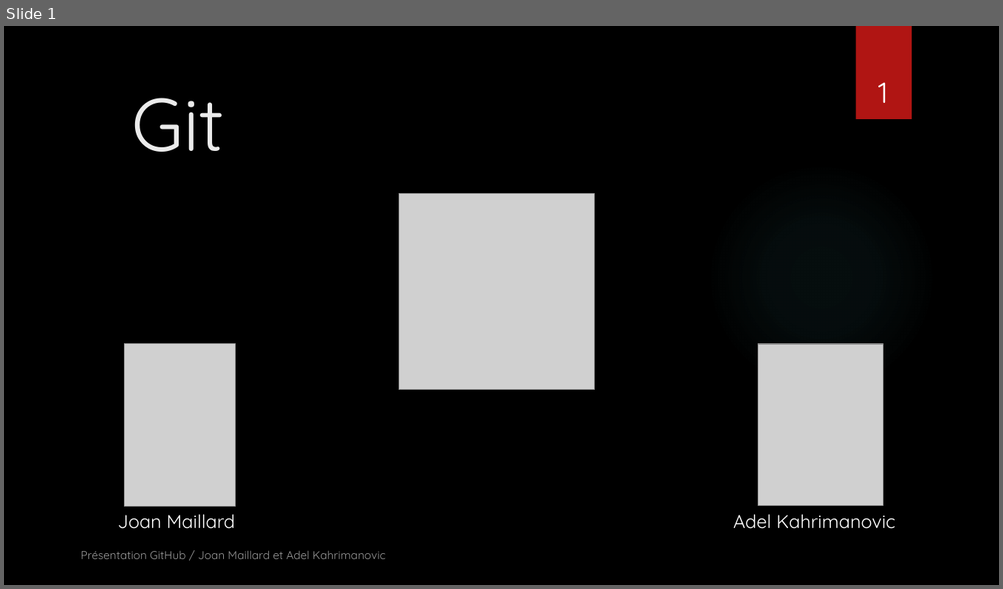
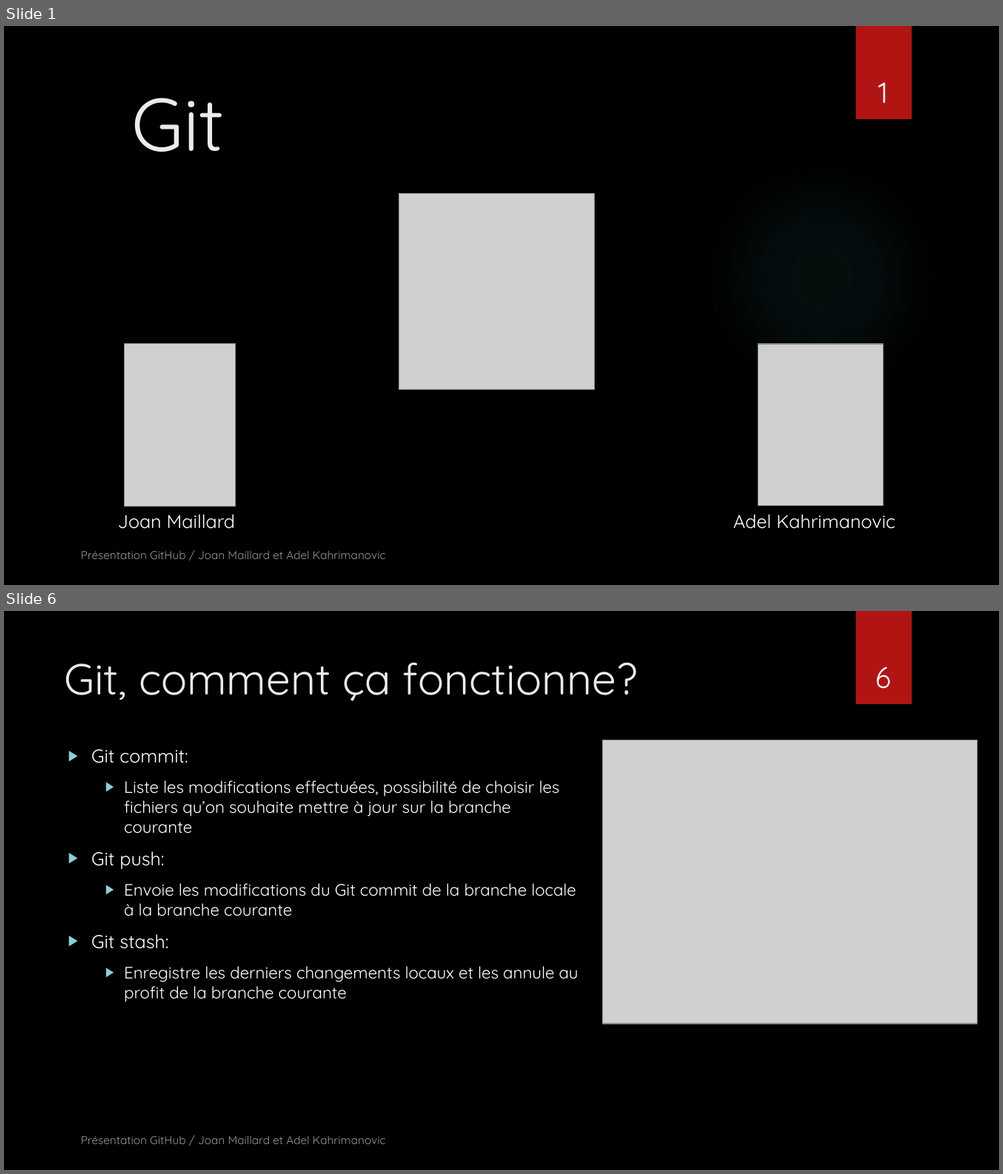
Before and after one commit to JoanMaillard/Manette, a slide deck: GitHub.pptx. Shown one above the other, each under a label of ours: slide 1 before the commit, slides 1 and 6 after it; the slides between them are not shown. The pictures are 1003x589 and 1003x1174 pixels, drawn with LibreOffice and Linux fonts; fonts in the diff are those of the drawing; grey boxes stand for pictures; background and template pictures are left out. Boxes give left, top, right and bottom in pixels: in the first picture for what was removed or moved away, otherwise in the second. Text is boxed around its words. In the diff, an @@ line names an element or a change of style, - is before the commit and + after.

```diff
--- a/GitHub.pptx
+++ b/GitHub.pptx
@@ slide 6 added at box(4, 611, 999, 1170), background picture (left out); not listed: 1 template element that a slide beside it also shows @@
@@ title added at box(64, 662, 637, 701), 42 pt, text #EBEBEB @@
+Git, comment ça fonctionne?
@@ page number added at box(875, 667, 891, 689), 28 pt, text #FFFFFF @@
+6
@@ picture added at box(603, 740, 977, 1025) @@
@@ text added at box(91, 749, 578, 1002), 16 pt, text #FFFFFF @@
+  ▶ Git commit:
+    ▶ Liste les modifications effectuées, possibilité de choisir les fichiers qu’on souhaite mettre à jour sur la branche courante
+  ▶ Git push:
+    ▶ Envoie les modifications du Git commit de la branche locale à la branche courante
+  ▶ Git stash:
+    ▶ Enregistre les derniers changements locaux et les annule au profit de la branche courante
@@ text added at box(81, 1136, 386, 1145), 11 pt, text #FFFFFF at 60% opacity @@
+Présentation GitHub / Joan Maillard et Adel Kahrimanovic
```
Also in this commit, not shown: 6 slides changed, 2 other slides added.
